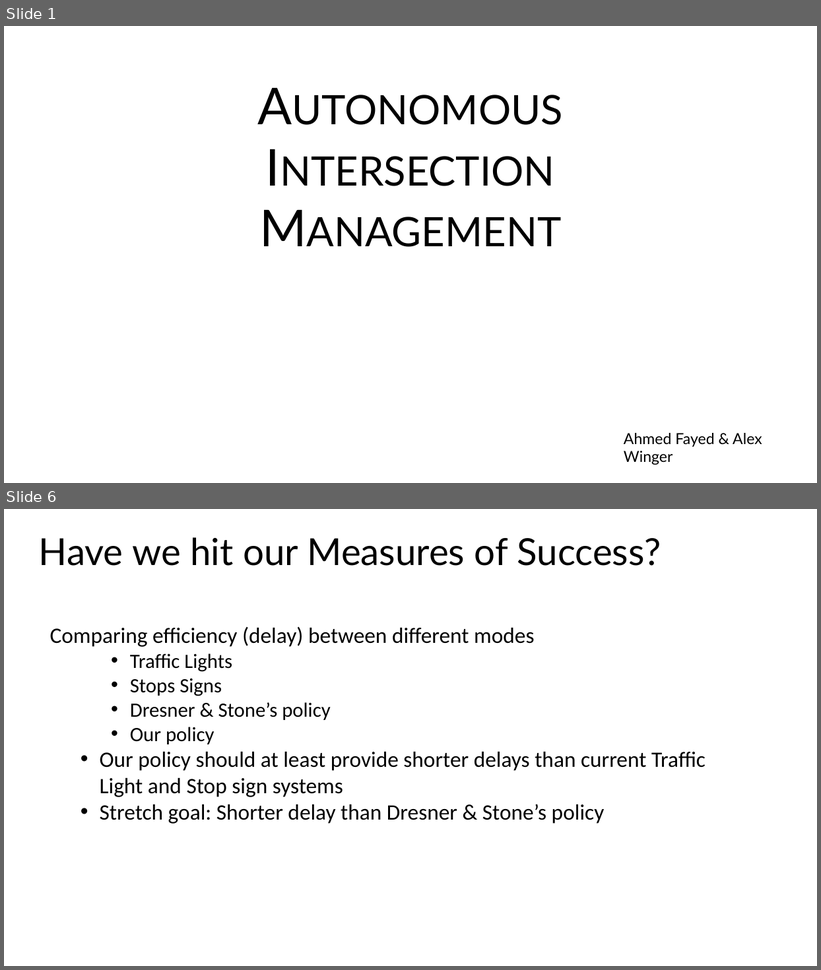
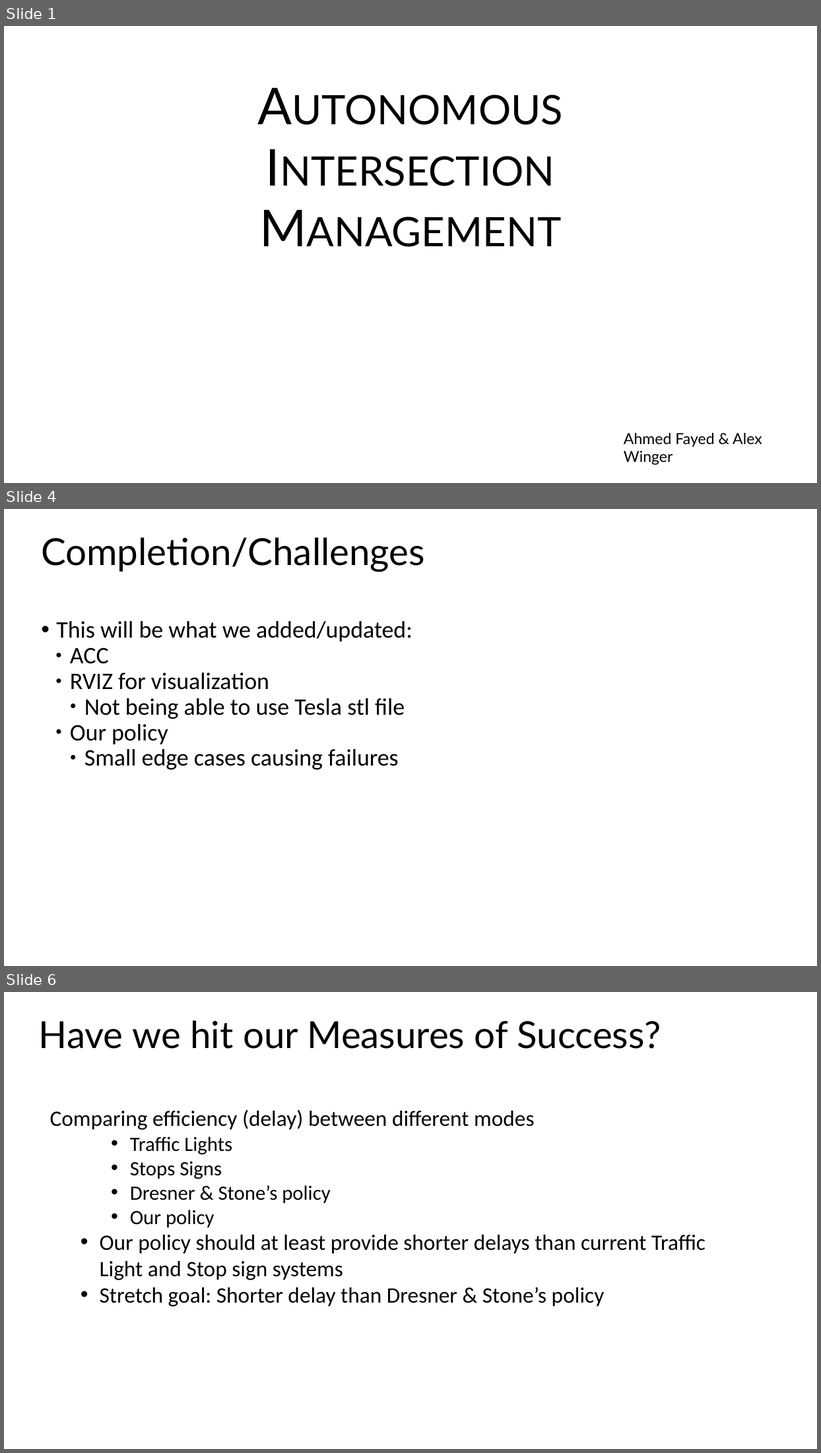
Before and after one commit to adfayed/aim_ros, a slide deck: Final Project Presentation.odp. Shown one above the other, each under a label of ours: slides 1 and 6 before the commit, slides 1, 4 and 6 after it; the slides between them are not shown. The pictures are 821x970 and 821x1453 pixels, drawn with LibreOffice and Linux fonts; fonts in the diff are those of the drawing. Boxes give left, top, right and bottom in pixels: in the first picture for what was removed or moved away, otherwise in the second. Text is boxed around its words. In the diff, an @@ line names an element or a change of style, - is before the commit and + after.

```diff
--- a/Final Project Presentation.odp
+++ b/Final Project Presentation.odp
@@ slide 4 added at (x1=4, y1=509, x2=817, y2=966), background #FFFFFF @@
@@ text added at (x1=41, y1=537, x2=425, y2=572), 44 pt, text #000000 @@
+Completion/Challenges
@@ text added at (x1=56, y1=621, x2=413, y2=770), 28 pt, text #000000 @@
+• This will be what we added/updated:
+  ● ACC
+  ● RVIZ for visualization
+    ● Not being able to use Tesla stl file
+  ● Our policy
+    ● Small edge cases causing failures
```
Also in this commit, not shown: 3 slides changed, 1 other slide added, 1 slide removed.
